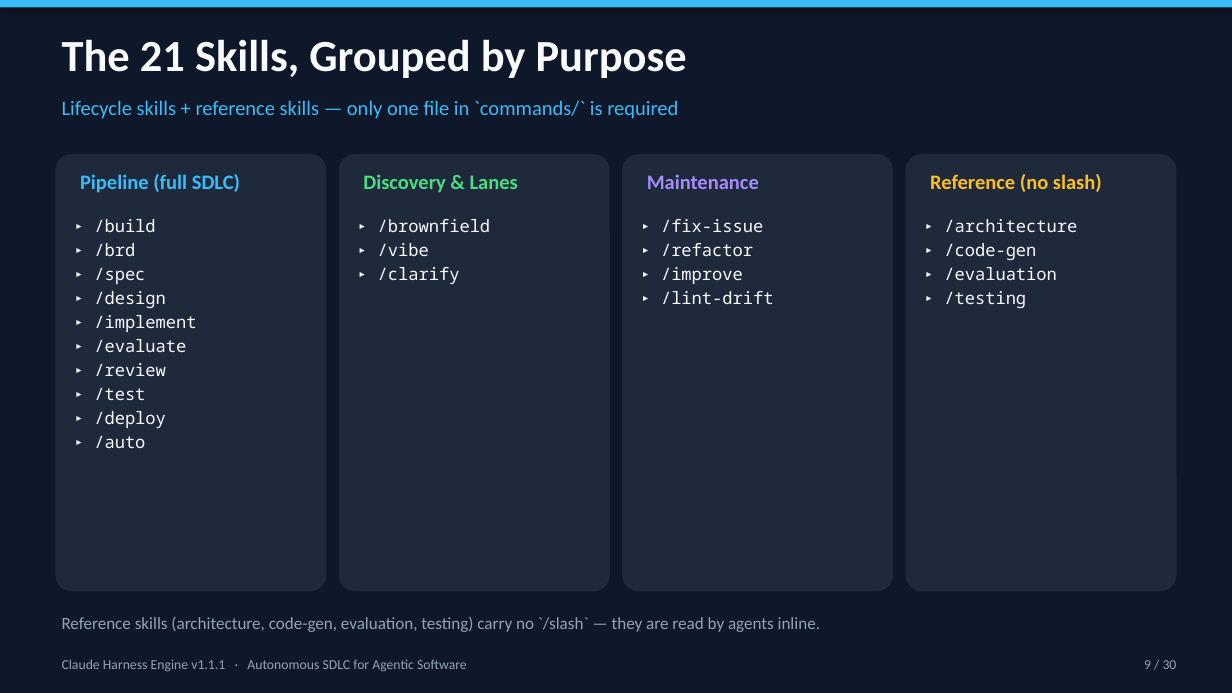
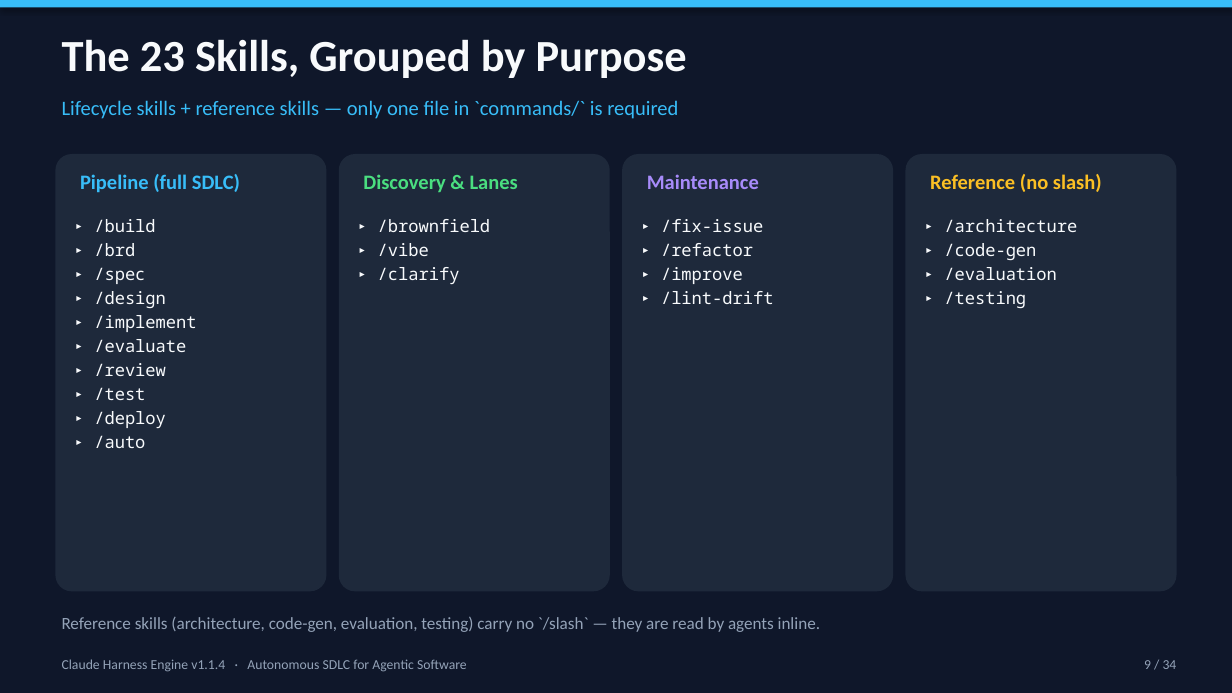
Before and after one commit to cwijayasundara/claude_harness_eng_v6, a slide deck: slide 9 of Claude_Harness_Engine_Design.pptx. Drawn at 1232x693 pixels with LibreOffice and Linux fonts; fonts in the diff are those of the drawing. Boxes give left, top, right and bottom in pixels: in the first picture for what was removed or moved away, otherwise in the second. Text is boxed around its words. In the diff, an @@ line names an element or a change of style, - is before the commit and + after.

Commit message:
docs: add agent factory architecture to deck

```diff
--- a/Claude_Harness_Engine_Design.pptx
+++ b/Claude_Harness_Engine_Design.pptx
@@ text at [62, 39, 687, 78]: text changed @@
-The 21 Skills, Grouped by Purpose
+The 23 Skills, Grouped by Purpose
@@ text at [62, 659, 467, 672]: text changed @@
-Claude Harness Engine v1.1.1 · Autonomous SDLC for Agentic Software
+Claude Harness Engine v1.1.4 · Autonomous SDLC for Agentic Software
@@ text at [1144, 660, 1177, 669]: text changed @@
-9 / 30
+9 / 34
```
Also in this commit, not shown: 29 other slides changed, 4 slides added.
